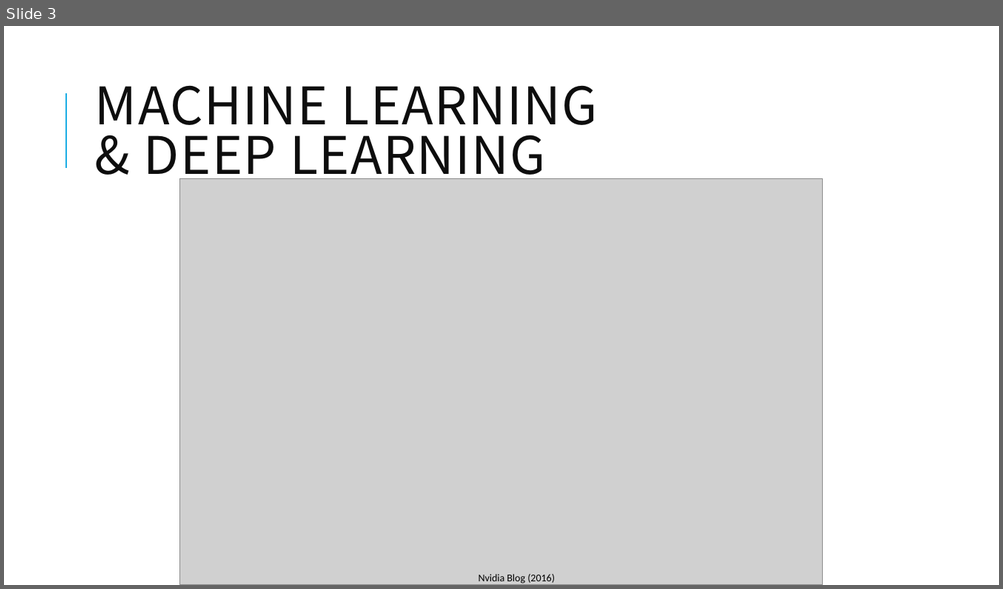
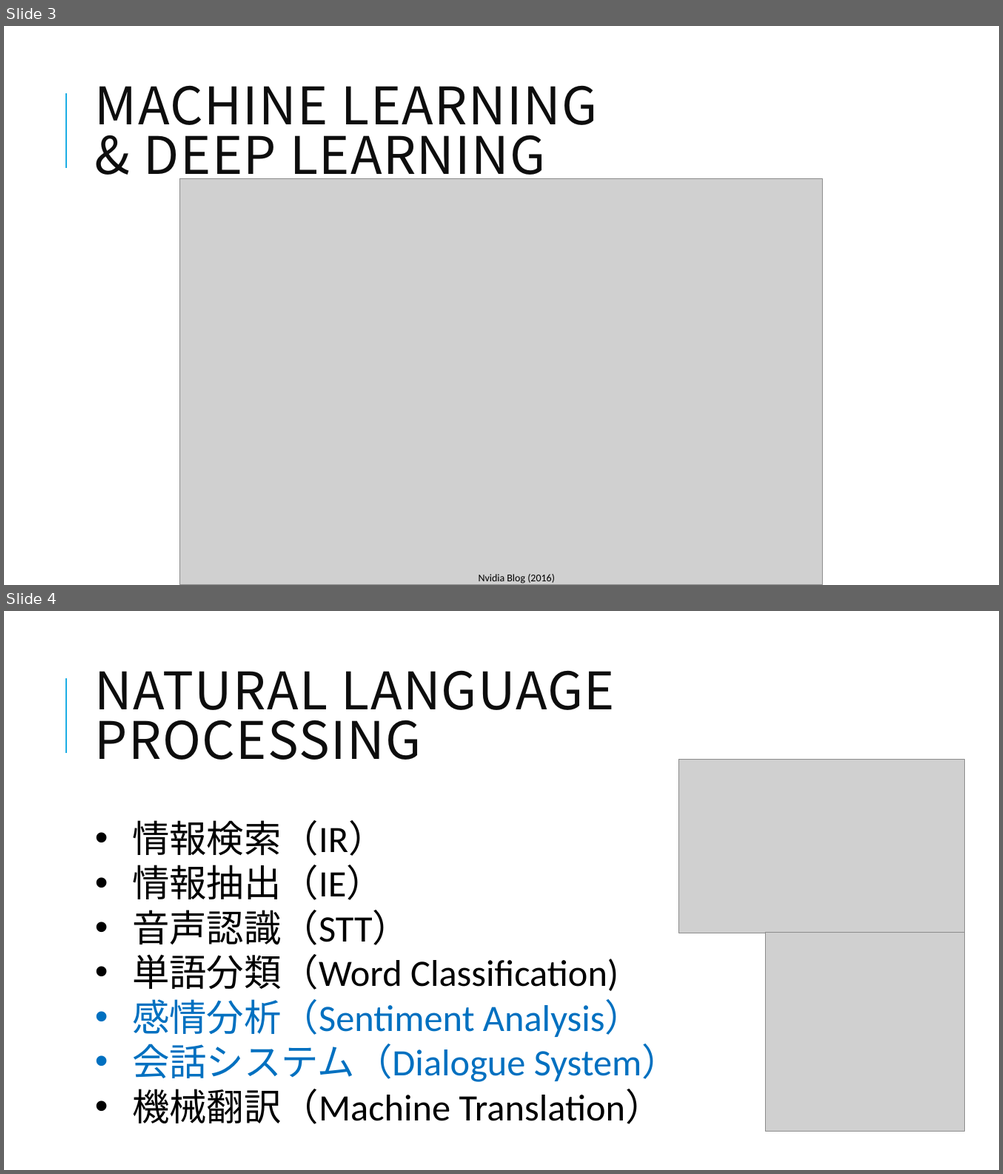
Before and after one commit to Sion1225/ChatBot_for_OpenLab, a slide deck: Open Lab.pptx. Shown one above the other, each under a label of ours: slide 3 before the commit, slides 3 and 4 after it. The pictures are 1003x589 and 1003x1174 pixels, drawn with LibreOffice and Linux fonts; fonts in the diff are those of the drawing; grey boxes stand for pictures. Boxes give left, top, right and bottom in pixels: in the first picture for what was removed or moved away, otherwise in the second. Text is boxed around its words. In the diff, an @@ line names an element or a change of style, - is before the commit and + after.

```diff
--- a/Open Lab.pptx
+++ b/Open Lab.pptx
@@ slide 4 added at [4,611,999,1170], background #FFFFFF; not listed: 1 template element that a slide beside it also shows @@
@@ title added at [95,670,615,760], 50 pt, text #0D0D0D @@
+NATURAL LANGUAGE PROCESSING
@@ picture added at [679,760,965,934] @@
@@ text added at [132,820,679,1125], 36 pt, text #000000 @@
+• 情報検索（IR）
+• 情報抽出（IE）
+• 音声認識（STT）
+• 単語分類（Word Classification)
+• 感情分析（Sentiment Analysis）
+• 会話システム（Dialogue System）
+• 機械翻訳（Machine Translation）
@@ picture added at [765,933,965,1132] @@
```
Also in this commit, not shown: 1 slide changed, 3 other slides added.
